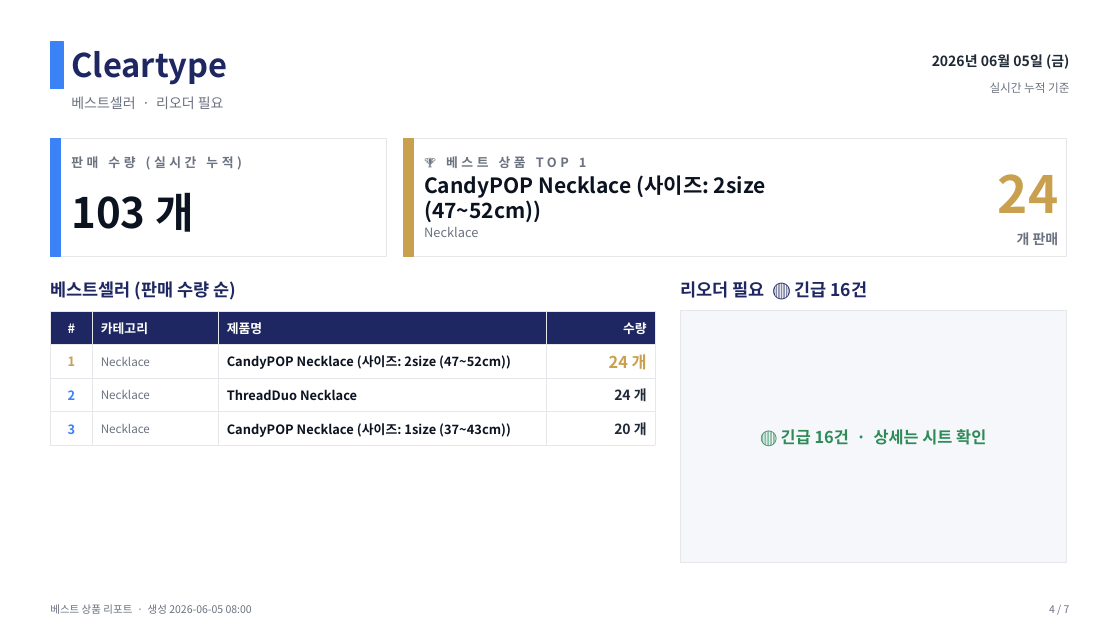
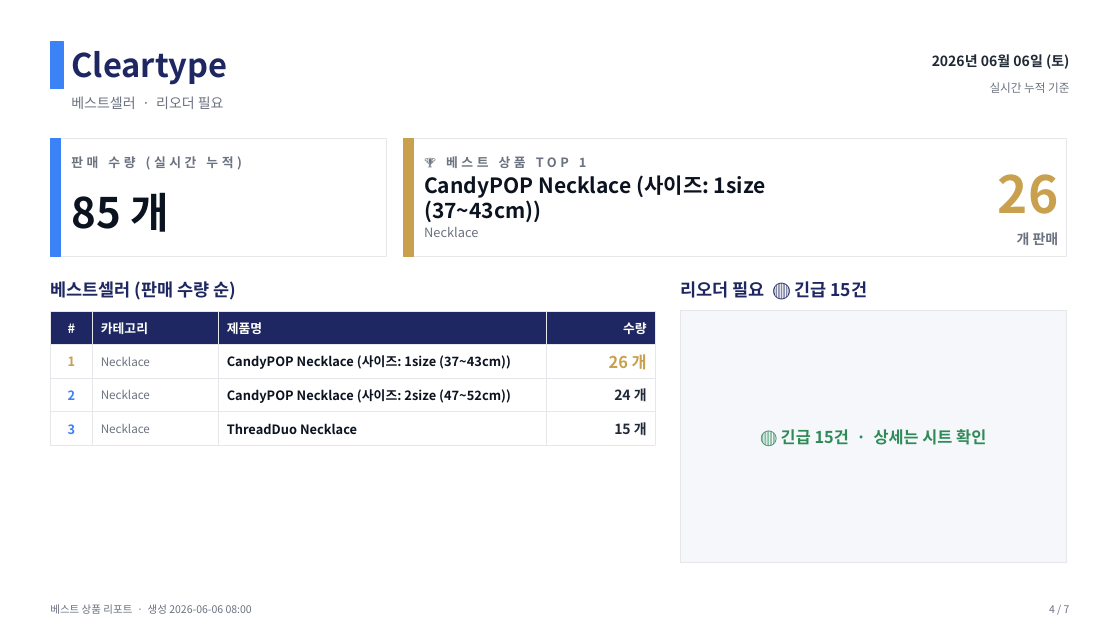
Before and after one commit to j65209/Brightbeed, a slide deck: slide 4 of data/sales-report.pptx. Drawn at 1120x630 pixels with LibreOffice and Linux fonts; fonts in the diff are those of the drawing. Boxes give left, top, right and bottom in pixels: in the first picture for what was removed or moved away, otherwise in the second. Text is boxed around its words. In the diff, an @@ line names an element or a change of style, - is before the commit and + after.

```diff
--- a/data/sales-report.pptx
+++ b/data/sales-report.pptx
@@ text at (x1=932, y1=54, x2=1069, y2=69): text changed @@
-2026년 06월 05일 (금)
+2026년 06월 06일 (토)
@@ text at (x1=424, y1=175, x2=766, y2=222): text changed @@
-CandyPOP Necklace (사이즈: 2size (47~52cm))
+CandyPOP Necklace (사이즈: 1size (37~43cm))
@@ text at (x1=998, y1=174, x2=1059, y2=214): text changed @@
-24
+26
@@ text at (x1=71, y1=192, x2=169, y2=232): text changed @@
-103 개
+85 개
@@ text at (x1=680, y1=281, x2=867, y2=298): text changed @@
-리오더 필요 🔴 긴급 16건
+리오더 필요 🔴 긴급 15건
@@ table at (x1=50, y1=311, x2=655, y2=439) @@
-row 2, column 3: CandyPOP Necklace (사이즈: 2size (47~52cm))
+row 2, column 3: CandyPOP Necklace (사이즈: 1size (37~43cm))
-row 2, column 4: 24 개
+row 2, column 4: 26 개
-row 3, column 3: ThreadDuo Necklace
+row 3, column 3: CandyPOP Necklace (사이즈: 2size (47~52cm))
-row 4, column 3: CandyPOP Necklace (사이즈: 1size (37~43cm))
+row 4, column 3: ThreadDuo Necklace
-row 4, column 4: 20 개
+row 4, column 4: 15 개
@@ text at (x1=781, y1=429, x2=986, y2=445): text changed @@
-🔴 긴급 16건 · 상세는 시트 확인
+🔴 긴급 15건 · 상세는 시트 확인
@@ text at (x1=50, y1=604, x2=252, y2=614): text changed @@
-베스트 상품 리포트 · 생성 2026-06-05 08:00
+베스트 상품 리포트 · 생성 2026-06-06 08:00
```
Also in this commit, not shown: 6 other slides changed.
